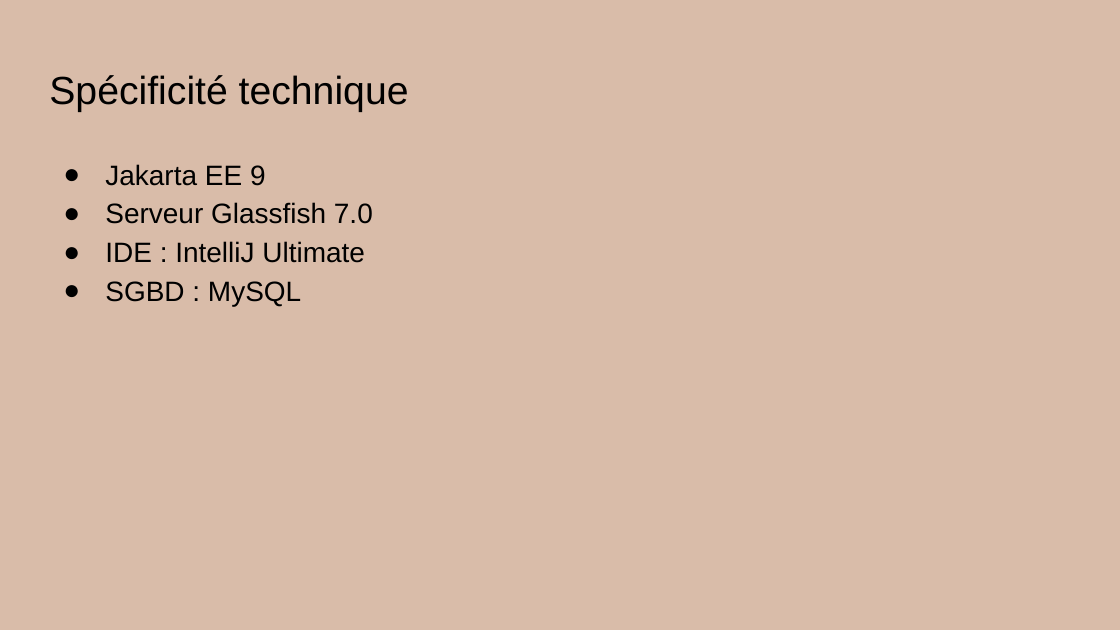
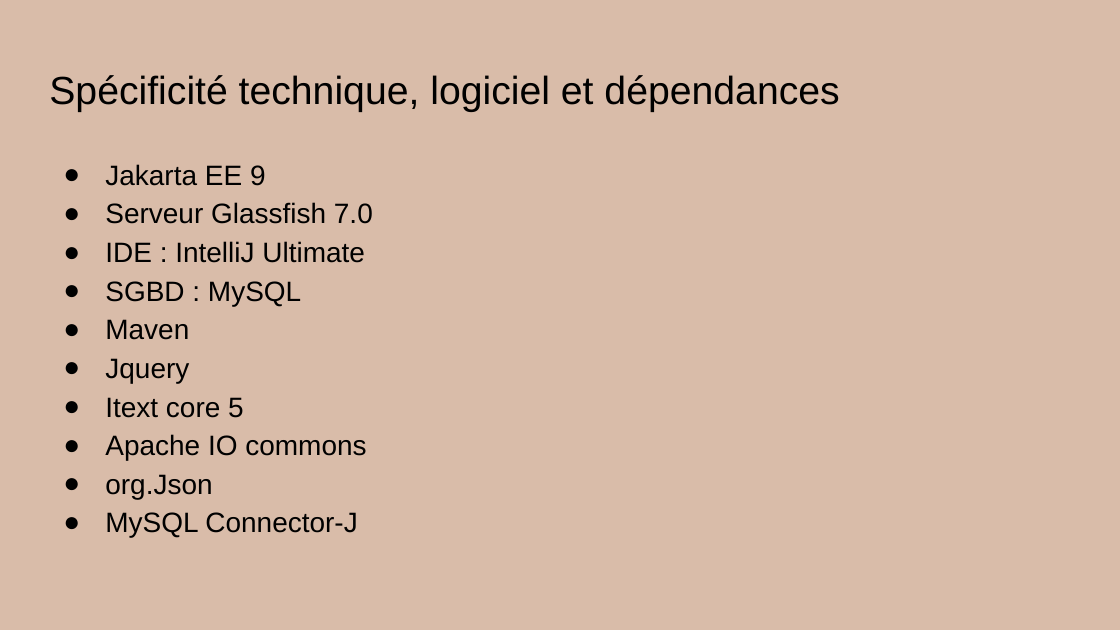
Before and after one commit to Tartopoiro/ITFAM-depreciated-, a slide deck: slide 5 of AccountX.pptx (slide 4 before the commit). Drawn at 1120x630 pixels with LibreOffice and Linux fonts; fonts in the diff are those of the drawing; background and template pictures are left out. Boxes give left, top, right and bottom in pixels: in the first picture for what was removed or moved away, otherwise in the second. Text is boxed around its words. In the diff, an @@ line names an element or a change of style, - is before the commit and + after.

```diff
--- a/AccountX.pptx
+++ b/AccountX.pptx
@@ title at (49,75,839,112): text changed @@
-Spécificité technique
+Spécificité technique, logiciel et dépendances
@@ text at (105,319,366,538): paragraphs added @@
+● Maven
+● Jquery
+● Itext core 5
+● Apache IO commons
+● org.Json
+● MySQL Connector-J
```
Also in this commit, not shown: 2 other slides changed, 9 slides added, 4 other files.
